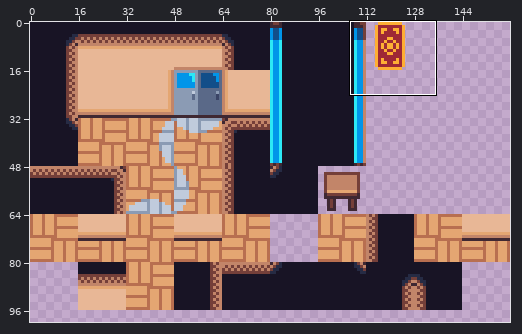
File history of a pixel-art file, res/large-tiles.aseprite. The first picture is a wide view before the edit; the outline marks the close-up.
Close-up. First the earlier version:
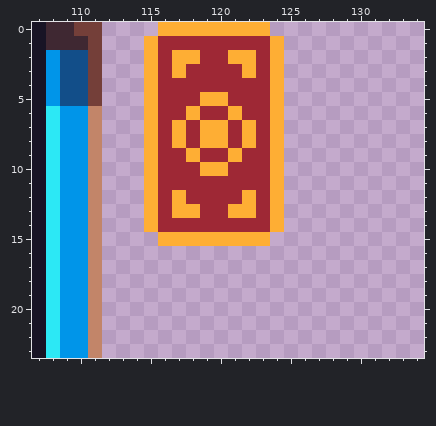
160x160 pixels, 1 frame. Shown: x 107..134, y 0..23. The wide view leaves out empty margins.
New version:
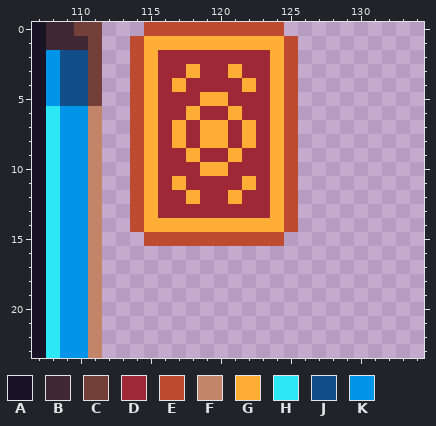
Palette (. is transparent): A #181425  B #3f2832  C #743f39  D #9e2835  E #be4a2f  F #c28569  G #feae34  H #2ce8f5  J #124e89  K #0095e9
Difference:
Changed rows in their new state; - is an unchanged pixel.
first column x 114:
 0 -EEEEEEEEEE-
 1 E-GGGGGGGG-E
 2 E--DD--DD--E
 3 E--DG--GD--E
 4 E--G----G--E
 5 E----------E
 6 E----------E
 7 E----------E
 8 E----------E
 9 E----------E
10 E----------E
11 E--G----G--E
12 E--DG--GD--E
13 E--DD--DD--E
14 E-GGGGGGGG-E
15 -EEEEEEEEEE-
Where, in picture pixels (left, top, right, bottom), the same in both close-ups:
changed: (130, 22, 298, 246)
